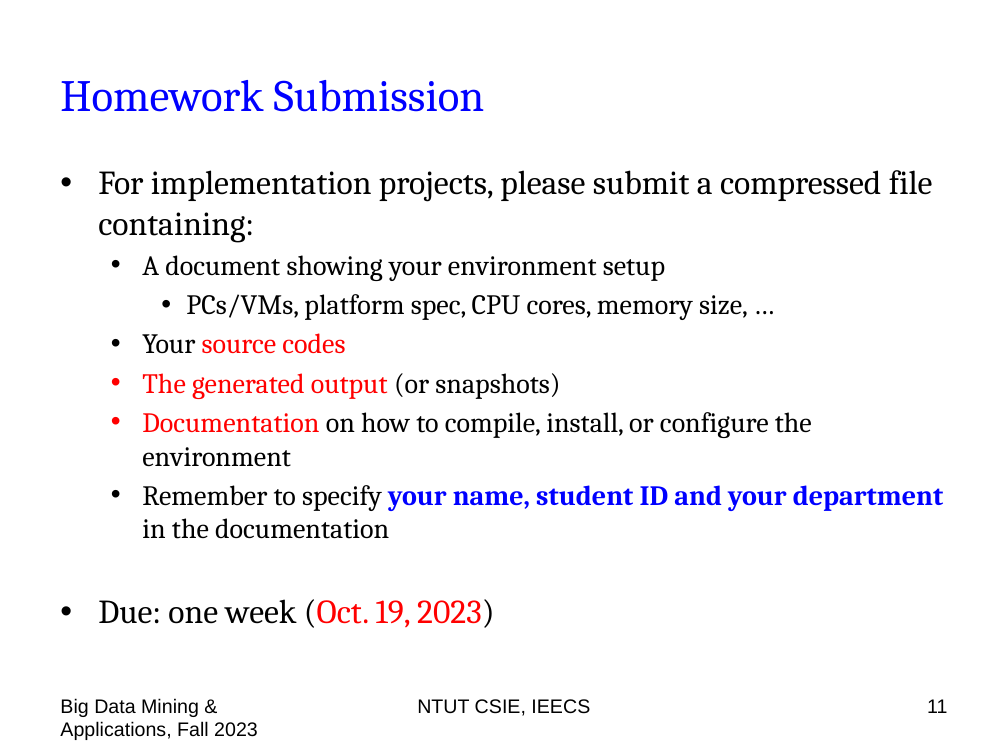
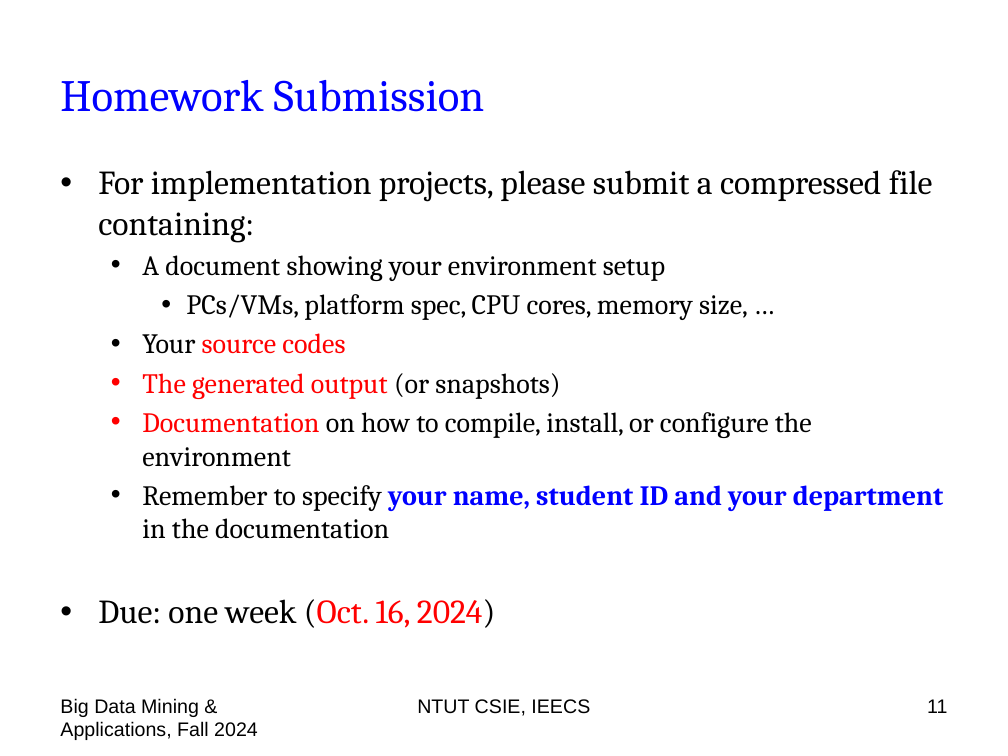
Before and after one commit to chriswjh/chriswjh.github.io, a slide deck: slide 11 of BDM/HW0.pptx. Drawn at 1008x756 pixels with LibreOffice and Linux fonts; fonts in the diff are those of the drawing. Boxes give left, top, right and bottom in pixels: in the first picture for what was removed or moved away, otherwise in the second. Text is boxed around its words. In the diff, an @@ line names an element or a change of style, - is before the commit and + after.

```diff
--- a/BDM/HW0.pptx
+++ b/BDM/HW0.pptx
@@ text at box(98, 599, 495, 628): text changed @@
-• Due: one week (Oct. 19, 2023)
+• Due: one week (Oct. 16, 2024)
@@ text at box(60, 698, 258, 740): text changed @@
-Big Data Mining & Applications, Fall 2023
+Big Data Mining & Applications, Fall 2024
```
Also in this commit, not shown: 13 other slides changed, 1 other file.
